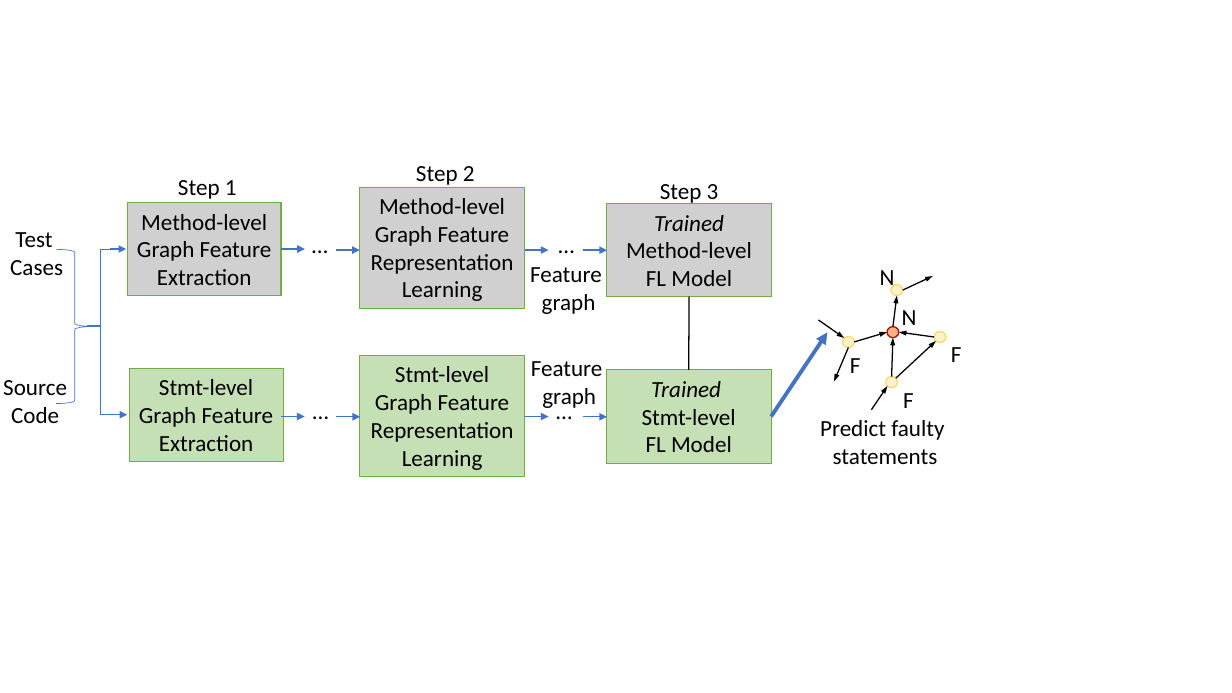
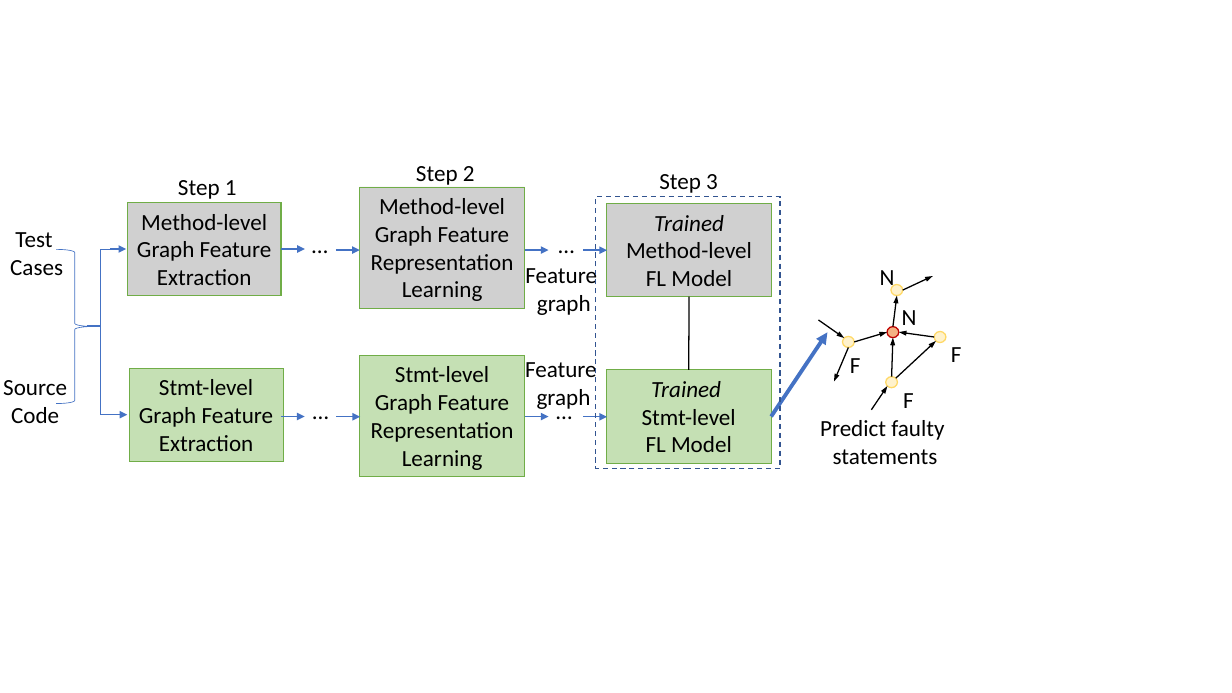
Before and after one commit to tien-n-nguyen/fixlocator, a slide deck: slide 16 of Figures.pptx. Drawn at 1232x693 pixels with LibreOffice and Linux fonts; fonts in the diff are those of the drawing; grey boxes stand for pictures. Boxes give left, top, right and bottom in pixels: in the first picture for what was removed or moved away, otherwise in the second. Text is boxed around its words. In the diff, an @@ line names an element or a change of style, - is before the commit and + after.

```diff
--- a/Figures.pptx
+++ b/Figures.pptx
@@ text "Step 3": place and size @@
-text "Step 3" at [660,184,719,206]
+text "Step 3" at [659,174,718,193]
@@ rectangle added at [596,197,780,469], outline #325491 1 pt dashed @@
@@ text "Feature" rewrapped from [530,267,602,314] to [525,263,597,315] @@
@@ text "Feature": place and size @@
-text "Feature" at [531,361,603,408]
+text "Feature" at [525,359,597,409]
```
Also in this commit, not shown: 1 other slide changed, 4 other files.
